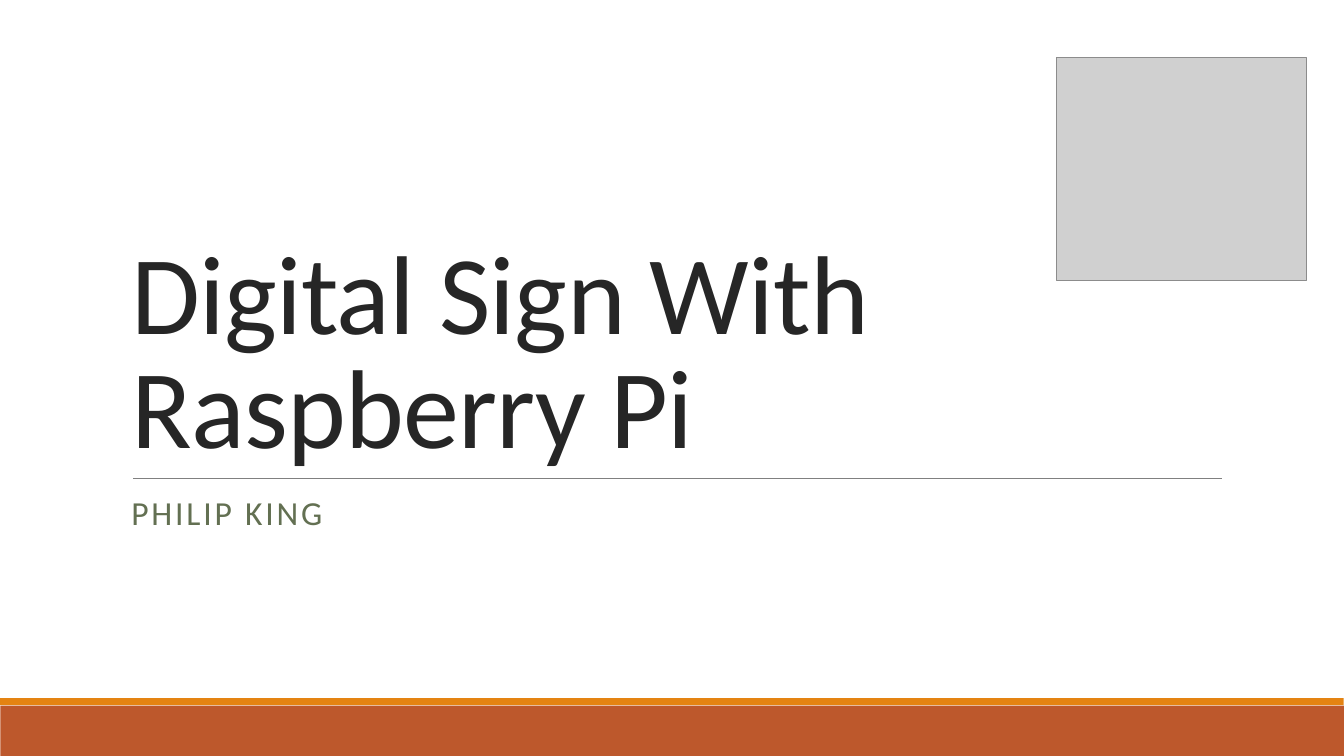
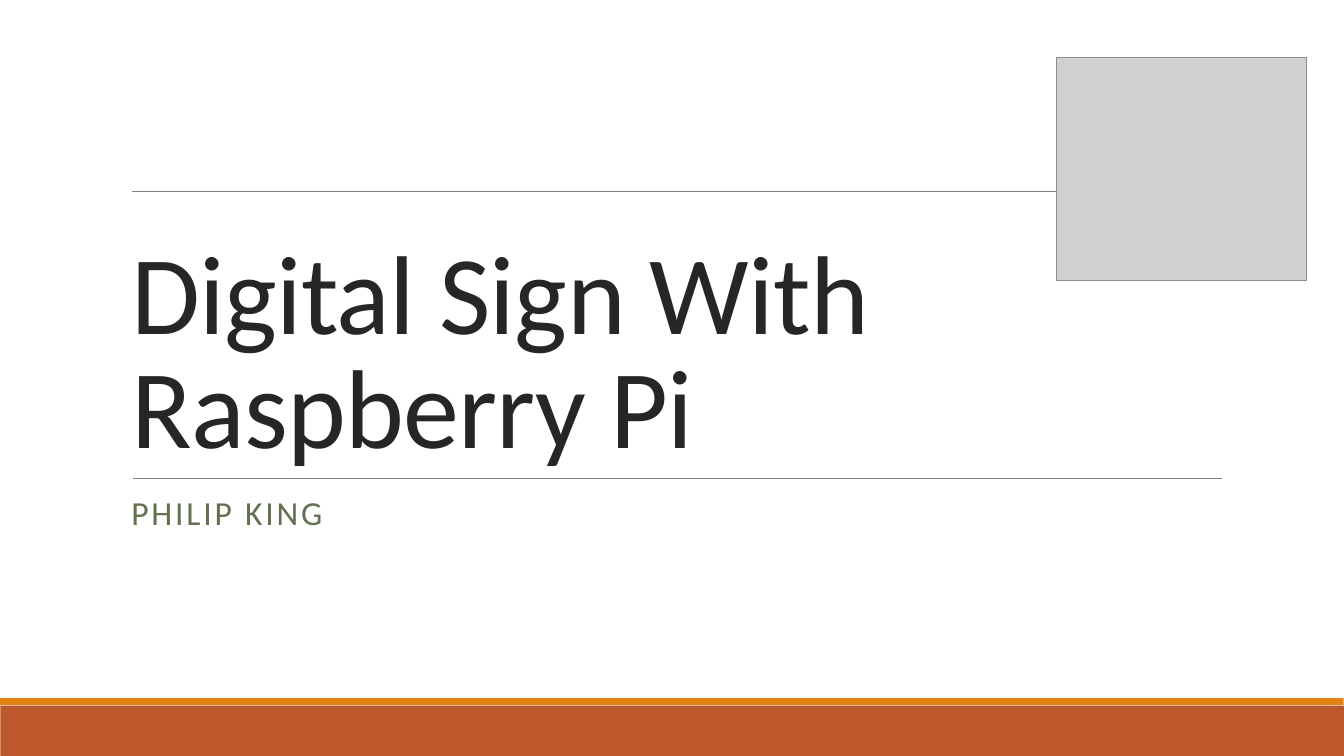
Before and after one commit to ksu-hmi/Raspberry-Pi-digital-sign, a slide deck: slide 1 of Python Final Project Presentation Philip King.pptx. Drawn at 1344x756 pixels with LibreOffice and Linux fonts; fonts in the diff are those of the drawing; grey boxes stand for pictures. Boxes give left, top, right and bottom in pixels: in the first picture for what was removed or moved away, otherwise in the second. Text is boxed around its words. In the diff, an @@ line names an element or a change of style, - is before the commit and + after.

```diff
--- a/Python Final Project Presentation Philip King.pptx
+++ b/Python Final Project Presentation Philip King.pptx
@@ background #FFFFFF to #FFFFFF at 21% opacity @@
@@ line added from (132, 192) to (1231, 192), #808080 0.5 pt @@
```
Also in this commit, not shown: 3 other slides changed, 4 slides added, 3 slides removed.
